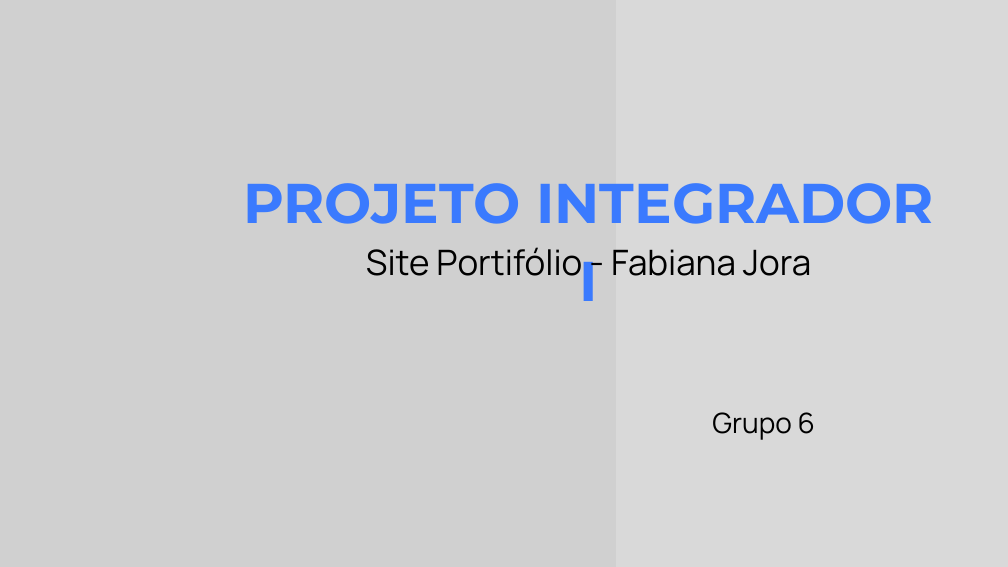
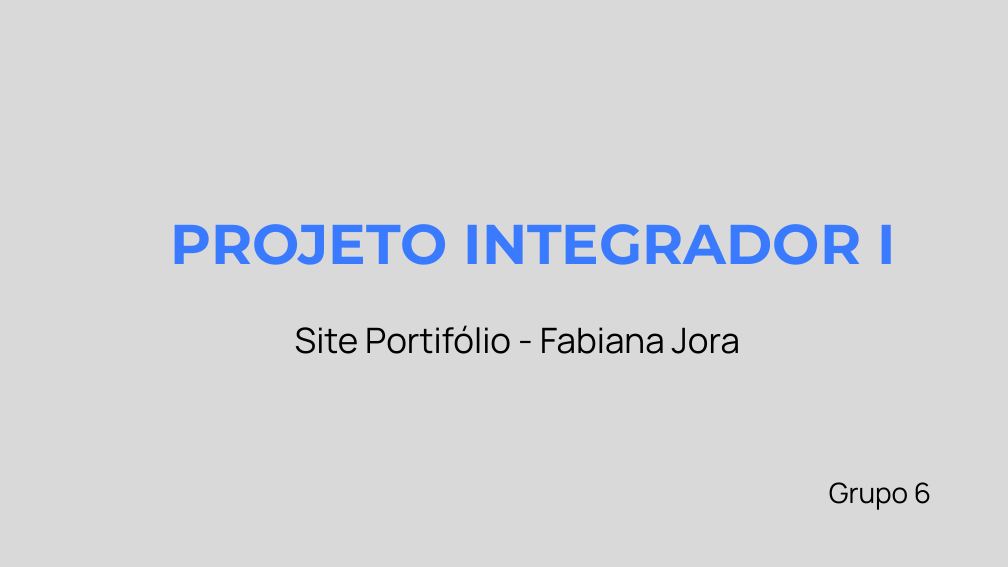
Before and after one commit to Denis-Diego-neb/Portifolio-pi, a slide deck: slide 1 of apresentacao/slide/PROJETO INTEGRADOR I.pptx. Drawn at 1008x567 pixels with LibreOffice and Linux fonts; fonts in the diff are those of the drawing; grey boxes stand for pictures. Boxes give left, top, right and bottom in pixels: in the first picture for what was removed or moved away, otherwise in the second. Text is boxed around its words. In the diff, an @@ line names an element or a change of style, - is before the commit and + after.

```diff
--- a/apresentacao/slide/PROJETO INTEGRADOR I.pptx
+++ b/apresentacao/slide/PROJETO INTEGRADOR I.pptx
@@ picture removed at [0, 0, 616, 567] @@
@@ text "PROJETO INTEGRADOR I" rewrapped from [243, 183, 934, 301] to [171, 224, 895, 265] @@
@@ text "Site Portifólio - Fabiana Jora": place and size @@
-text "Site Portifólio - Fabiana Jora" at [366, 247, 811, 276]
+text "Site Portifólio - Fabiana Jora" at [295, 325, 740, 354]
@@ text "Grupo 6": place and size @@
-text "Grupo 6" at [712, 412, 815, 440]
+text "Grupo 6" at [829, 482, 931, 510]
```
Also in this commit, not shown: 21 other slides changed, 1 other file.
